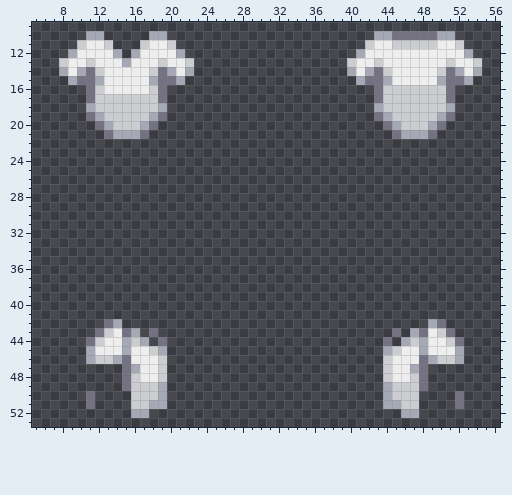
One commit to this pixel-art sprite: Resources/Textures/Clothing/Uniforms/Jumpsuit/casual.rsi/equipped-INNERCLOTHING-shirt.png. The picture above was drawn from the file before the commit.
The file is 64x64 pixels. Colours within 5 levels of each other are drawn and written as one. Shown: x 5..56, y 9..53.
The same view after the edit:
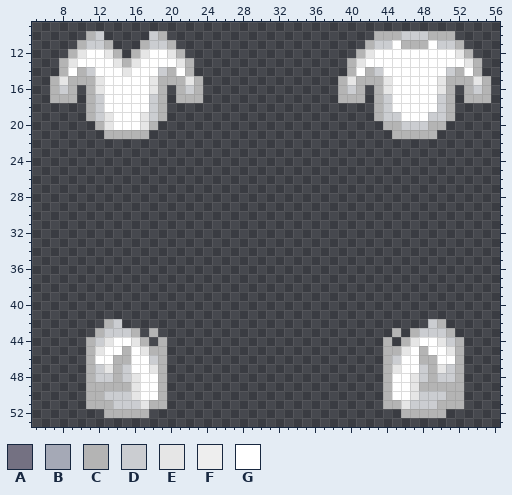
Palette (. is transparent): A #747182  B #a5a9b6  C #b4b4b4  D #cbcdd1  E #e6e6e6  F #eeeeee  G #ffffff
Changes in this commit:
Changed rows in their new state; - is an unchanged pixel.
first column x 7:
10 ----CD-----DC-----------------------CCCDDDCCC----
11 ---CDDC---CDDC---------------------CDDGCCCGDDC---
12 --CEGGEC-CEGGEC-------------------CEGGGGGGGGGEC--
13 -CEGGGGECEGGGGEC-----------------CEGGGGGGGGGGGEC-
14 -CGCDGGGEGGGDCGC-----------------CGCDGGGGGGGDCGC-
15 CECCCEGGGGGECCCEC---------------CECCCEGGGGGECCCEC
16 CDC-CEGGGGGEC-CDC---------------CDC-CEGGGGGEC-CDC
17 CCC-C-GGGGG-C-CCC---------------CCC-C-GGGGG-C-CCC
18 ----C-GGGGG-C-----------------------C-GGGGG-C----
19 ----CDEGGGEDC-----------------------CD-GGG-DC----
20 -----CEGGGEC-------------------------CC---CC-----
21 ------CCCCC---------------------------CCCCC------
first column x 11:
42 --CD----------------------------------DC--
43 -C-DDC-C--------------------------C-CDD-C-
44 C-EGGEC-C------------------------C-CEGGE-C
45 CEGGCGECC------------------------CCEGCGGEC
46 CGGCCGGDC------------------------CDGGCCGGC
47 CDECDGGEC------------------------CEGGDCEDC
48 CDDCDEGGC------------------------CGGEDCDDC
49 CCCCCEGGC------------------------CGGECCCCC
50 CCDDDEGGC------------------------CGGEDDDCC
51 CCCDD-ECC------------------------CCE-DDCCC
52 --CCCCC----------------------------CCCCC--
